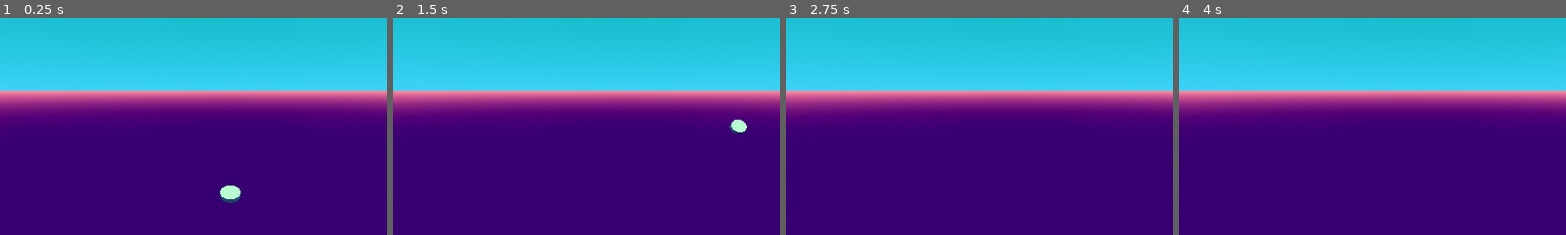
Above: before the commit, frames 1-4 (left to right).
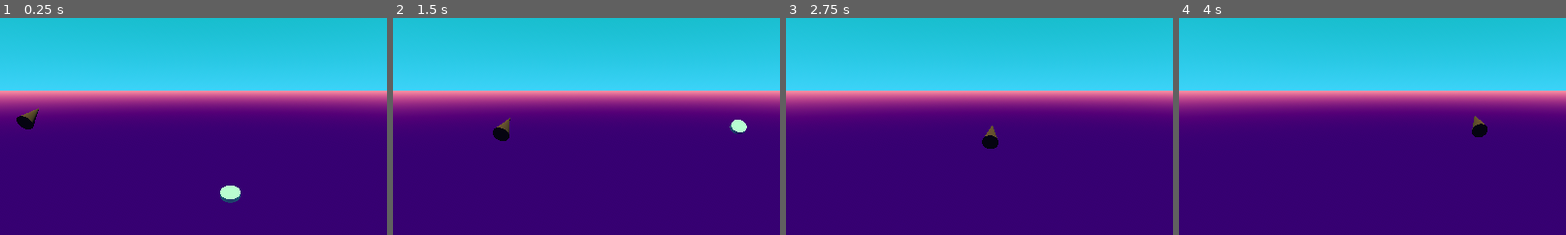
Above: after the commit, the same moments.

Repository: raffaelelauro/Sekiroguelite
Game: Godot game, scene res://main.tscn
The game is run twice, just before and just after one commit, with the same random seed, the same clock (stepped at 60 frames per second) and the same inputs.
Inputs:
- Up to frame 1 (0.25 s): no input
- Up to frame 2 (1.5 s): hold D (Right) 0.53-1.28 s; hold W (Front) 0.53-1.28 s; hold S (Back) from 1.28 s (still down); tap W (Front) at 1.35 s
- Up to frame 3 (2.75 s): release S (Back) at 2.03 s; hold D (Right) from 2.03 s (still down); hold W (Front) from 2.03 s (still down)
- Up to frame 4 (4 s): release W (Front) at 2.78 s; tap W (Front) at 2.85 s; tap Enter at 3.5 s; release D (Right) at 3.53 s; hold A (Left) from 3.53 s (still down); hold W (Front) from 3.53 s (still down)
The pictures show only the part of the screen within x 20-70%, y 10-59%; the shares and areas given below are measured in that part.

The runs differ from the first frame. In frame 1, 0.3% of the frame differs, in the area x 4-11%, y 41-52%; in frame 2, 0.3%; in frame 3, 0.3%; in frame 4, 0.3%.

Commit message:
Added simple enemy scene that track player (w/o juice)

Diff:
--- /dev/null
+++ b/enemy.gd
@@ -0,0 +1,9 @@
+extends RigidBody3D
+
+@export var speed: float = 10.0
+@export var target: Node3D
+
+
+func _process(delta: float) -> void:
+	if target != null :
+		position = position.move_toward(target.position, delta*speed)
--- /dev/null
+++ b/enemy.tscn
@@ -0,0 +1,24 @@
+[gd_scene load_steps=5 format=3 uid="uid://cilyqpkqti672"]
+
+[ext_resource type="Script" uid="uid://dbtng33yyesxm" path="res://enemy.gd" id="1_7k104"]
+
+[sub_resource type="StandardMaterial3D" id="StandardMaterial3D_7xaro"]
+albedo_color = Color(0.278431, 0.0941176, 0.0941176, 1)
+
+[sub_resource type="CylinderMesh" id="CylinderMesh_7k104"]
+material = SubResource("StandardMaterial3D_7xaro")
+top_radius = 0.0
+
+[sub_resource type="CylinderShape3D" id="CylinderShape3D_4gyqm"]
+
+[node name="Enemy" type="RigidBody3D"]
+gravity_scale = 0.0
+script = ExtResource("1_7k104")
+
+[node name="MeshInstance3D" type="MeshInstance3D" parent="."]
+transform = Transform3D(-4.37114e-08, 1, 4.37114e-08, 0, -4.37114e-08, 1, 1, 4.37114e-08, 1.91069e-15, 0, 0, 0)
+mesh = SubResource("CylinderMesh_7k104")
+
+[node name="CollisionShape3D" type="CollisionShape3D" parent="."]
+transform = Transform3D(-4.37114e-08, 1, 0, -1, -4.37114e-08, 0, 0, 0, 1, 0, 0, 0)
+shape = SubResource("CylinderShape3D_4gyqm")
--- a/main.tscn
+++ b/main.tscn
@@ -1,6 +1,7 @@
-[gd_scene load_steps=5 format=3 uid="uid://cn22cb6mfk2qp"]
+[gd_scene load_steps=6 format=3 uid="uid://cn22cb6mfk2qp"]
 
 [ext_resource type="PackedScene" uid="uid://durulyhj2ovs7" path="res://player.tscn" id="1_ig7tw"]
+[ext_resource type="PackedScene" uid="uid://cilyqpkqti672" path="res://enemy.tscn" id="2_0xm2m"]
 
 [sub_resource type="ProceduralSkyMaterial" id="ProceduralSkyMaterial_ig7tw"]
 sky_top_color = Color(0.0431373, 0.545098, 0.509804, 1)
@@ -33,3 +34,8 @@
 transform = Transform3D(-4.37114e-08, 0.707107, -0.707107, 0, 0.707107, 0.707107, 1, 3.09086e-08, -3.09086e-08, -10, 10, 0)
 
 [node name="Player" parent="." instance=ExtResource("1_ig7tw")]
+
+[node name="Enemy" parent="." node_paths=PackedStringArray("target") instance=ExtResource("2_0xm2m")]
+transform = Transform3D(1, 0, 0, 0, 1, 0, 0, 0, 1, 8.27918, 0, -14.7207)
+speed = 5.0
+target = NodePath("../Player")
Not shown, added: enemy.gd.uid
